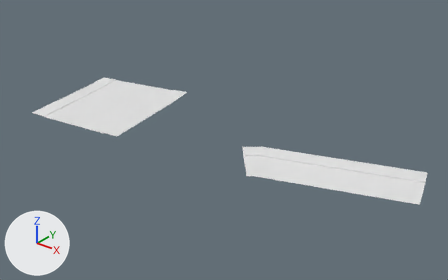
The glTF model apps/client/public/world/chunk_-1_6.glb: old version first, new version second.
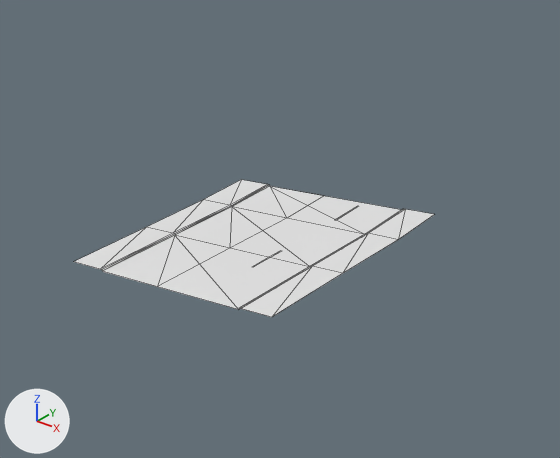
There are two pictures of each version: one whole from a camera (50 mm lens) standing at (17.1, -1267.8, 36.7) and looking at (-31.0, -1207.7, -0.5), one close up on the part from 0% to 54% of the width and 0% to 70% of the height. The lights are fixed; the arrows at lower left show +X, +Y and +Z. The older version's two pictures come first. The close-ups show mesh edges as thin lines. Vertices at exactly the same position are counted once.

Names of what the first close-up shows: 'curb', 'parking', 'road', 'sidewalk' and 1 more.
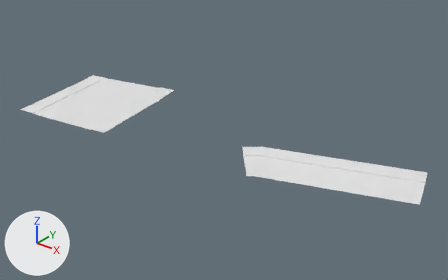
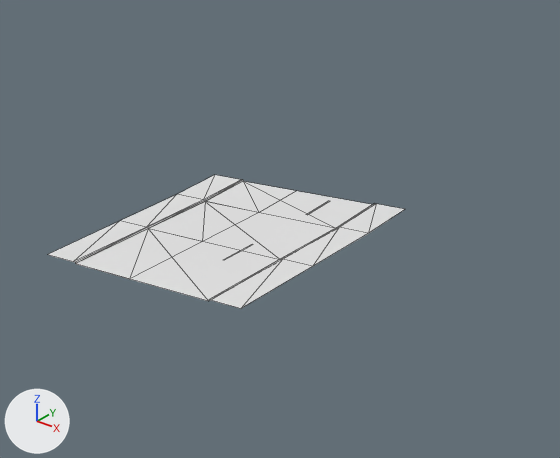
Changed parts and their boxes [x1, y1, x2, y2] in the close-ups (560 x 458 px; the box of a moved part takes in the faces that stretch with it):
'sidewalk', reshaped: before [74, 180, 435, 317]; after [48, 175, 405, 308]
'road', reshaped: before [120, 196, 400, 309]; after [77, 191, 372, 301]
'curb', reshaped: before [101, 184, 404, 309]; after [74, 180, 375, 301]
part 2 of me_sidewalk, moved or reshaped: before [74, 180, 268, 269]; after [48, 175, 241, 262]
part 3 of me_sidewalk, moved or reshaped: before [241, 209, 435, 317]; after [212, 204, 405, 308]
part 4 of me_curb, moved or reshaped: before [101, 184, 270, 271]; after [74, 180, 243, 264]
part 5 of me_curb, moved or reshaped: before [239, 209, 404, 309]; after [209, 204, 375, 301]

Edits to the bpy script that builds the scene:
```text
Change me_road:
    used by ob_road; location = (0.0, 0.0, 0.0)
    remove me_road.from_pydata(...)  # 14 vertices, 10 faces; spans x -59.0..-3.6, y -1219.0..-1199.3, z 0.0
    add me_road.from_pydata(...)  # 14 vertices, 10 faces; spans x -61.3..-3.6, y -1219.4..-1199.8, z 0.0
    me_road part 1: the loose piece of 8 vertices spanning x -59.0..-44.7, y -1219.0..-1199.3, z 0.0 is scaled about its middle by (0.999, 0.989, 1), then moved by (-2.3, -0.4, 0.0)
Change me_sidewalk:
    used by ob_sidewalk; location = (0.0, 0.0, 0.0)
    remove me_sidewalk.from_pydata(...)  # 28 vertices, 20 faces; spans x -61.5..-2.9, y -1219.4..-1198.7, z 0.1
    add me_sidewalk.from_pydata(...)  # 28 vertices, 20 faces; spans x -63.8..-2.9, y -1219.7..-1199.3, z 0.1
    me_sidewalk part 2: the loose piece of 8 vertices spanning x -61.5..-55.9, y -1219.4..-1201.9, z 0.1 is scaled about its middle by (0.994, 0.988, 1), then moved by (-2.3, -0.4, 0.0)
    me_sidewalk part 3: the loose piece of 8 vertices spanning x -48.0..-42.2, y -1217.4..-1198.7, z 0.1 is scaled about its middle by (0.994, 0.989, 1), then moved by (-2.3, -0.4, 0.0)
Change me_curb:
    used by ob_curb; location = (0.0, 0.0, 0.0)
    remove me_curb.from_pydata(...)  # 42 vertices, 40 faces; spans x -59.2..-3.5, y -1219.0..-1199.3, z 0.0..0.1
    add me_curb.from_pydata(...)  # 42 vertices, 40 faces; spans x -61.5..-3.5, y -1219.4..-1199.8, z 0.0..0.1
    me_curb part 4: the loose piece of 12 vertices spanning x -59.2..-55.8, y -1219.0..-1201.9, z 0.0..0.1 is scaled about its middle by (0.988, 0.989, 1), then moved by (-2.3, -0.4, 0.0)
    me_curb part 5: the loose piece of 12 vertices spanning x -48.2..-44.6, y -1217.4..-1199.3, z 0.0..0.1 is scaled about its middle by (0.989, 0.989, 1), then moved by (-2.3, -0.4, 0.0)
```
